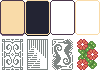
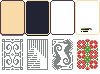
Layers edited between the first and the second 100x74 image:
added group "Copy of decor4" with 10 layers above "decor4" over (x1=77, y1=28, x2=98, y2=70)
added layer "colors" in group "Copy of decor4" over (x1=77, y1=28, x2=98, y2=70)
added layer "Paint Layer 6" in group "Copy of decor4" over (x1=77, y1=28, x2=98, y2=70)
added layer "Copy of Paint Layer 2" (1st of 8, in "Copy of decor4") in group "Copy of decor4" over (x1=77, y1=28, x2=98, y2=70)
added layer "Copy of Paint Layer 2" (2nd of 8, in "Copy of decor4") in group "Copy of decor4" over (x1=77, y1=28, x2=98, y2=70)
added layer "Copy of Paint Layer 2" (3rd of 8, in "Copy of decor4") in group "Copy of decor4" over (x1=77, y1=28, x2=98, y2=70)
added layer "Copy of Paint Layer 2" (4th of 8, in "Copy of decor4") in group "Copy of decor4" over (x1=77, y1=28, x2=98, y2=70)
added layer "Copy of Paint Layer 3" (1st of 8, in "Copy of decor4") in group "Copy of decor4" over (x1=77, y1=28, x2=98, y2=70)
added layer "Copy of Paint Layer 2" (5th of 8, in "Copy of decor4") in group "Copy of decor4" over (x1=77, y1=28, x2=98, y2=70)
added layer "Copy of Paint Layer 2" (6th of 8, in "Copy of decor4") in group "Copy of decor4" over (x1=77, y1=28, x2=98, y2=70)
added layer "Copy of Paint Layer 3" (2nd of 8, in "Copy of decor4") in group "Copy of decor4" over (x1=77, y1=28, x2=98, y2=70)
hid group "decor4" (10 layers) over (x1=77, y1=28, x2=98, y2=70)
painted on "Copy of Paint Layer 3" (3rd of 8, in "decor4") over (x1=77, y1=28, x2=98, y2=70)
painted on "Copy of Paint Layer 3" (4th of 8, in "decor4") over (x1=77, y1=28, x2=98, y2=70)
painted on "Copy of Paint Layer 3" (7th of 8, in "decor4") over (x1=77, y1=28, x2=98, y2=70)
painted on "decor3" over (x1=77, y1=28, x2=98, y2=70)
